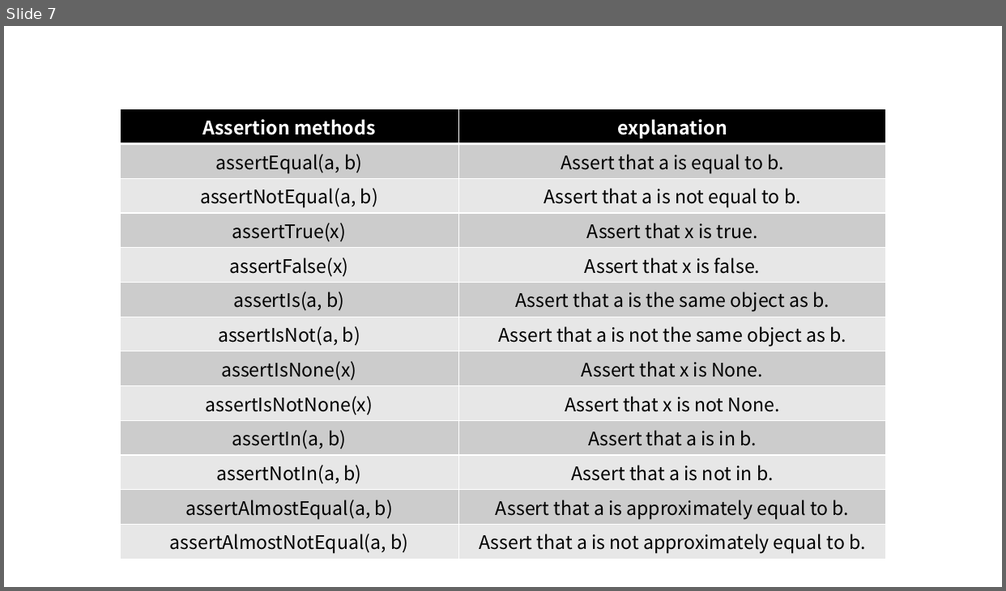
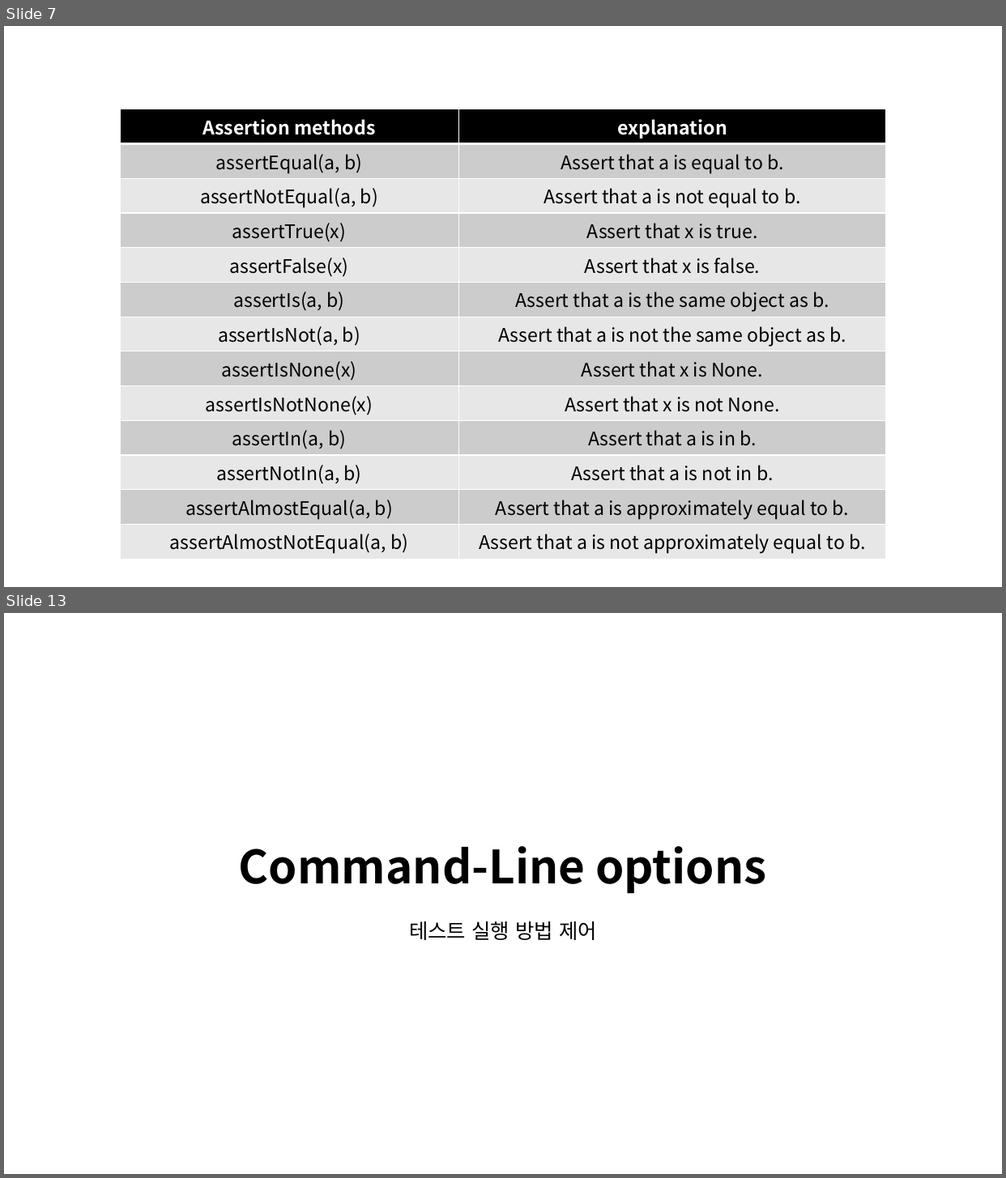
Before and after one commit to oooihmm/TIL, a slide deck: TestCase/프레젠테이션1.pptx. Shown one above the other, each under a label of ours: slide 7 before the commit, slides 7 and 13 after it; the slides between them are not shown. The pictures are 1006x591 and 1006x1178 pixels, drawn with LibreOffice and Linux fonts; fonts in the diff are those of the drawing. Boxes give left, top, right and bottom in pixels: in the first picture for what was removed or moved away, otherwise in the second. Text is boxed around its words. In the diff, an @@ line names an element or a change of style, - is before the commit and + after.

```diff
--- a/TestCase/프레젠테이션1.pptx
+++ b/TestCase/프레젠테이션1.pptx
@@ slide 13 added at [4, 613, 1002, 1174], background #FFFFFF @@
@@ title added at [239, 846, 766, 940], 44.1 pt, text #000000, bold @@
+Command-Line options
+테스트 실행 방법 제어
```
Also in this commit, not shown: 1 slide changed, 14 other slides added, 2 slides removed, 12 other files.
